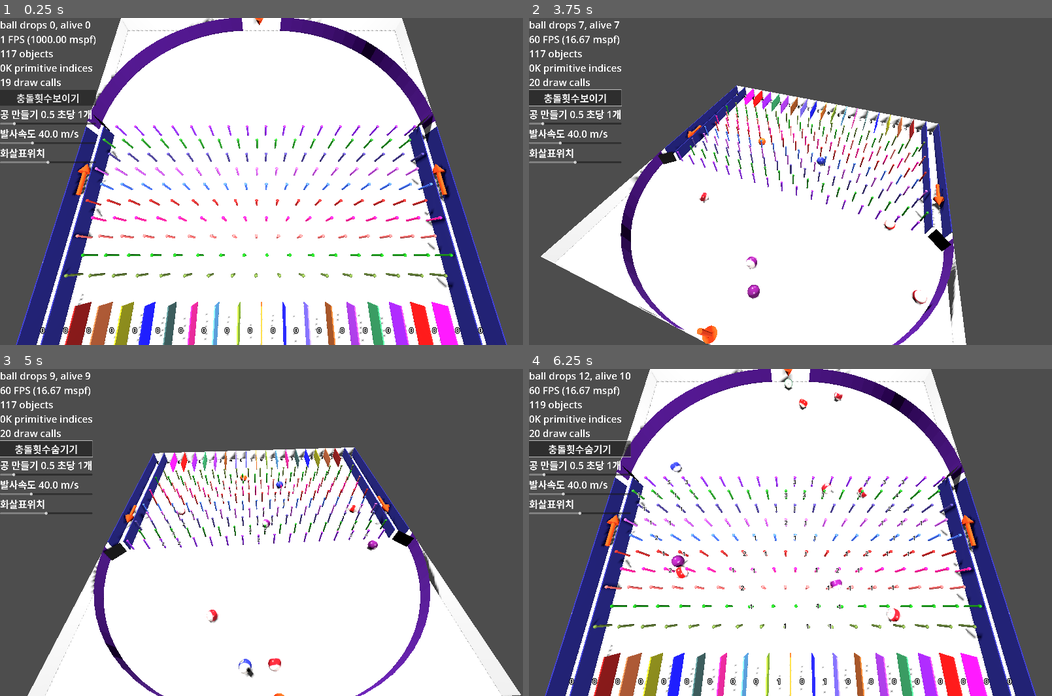
Above: before the commit, frames 1-4 (two rows, left to right).
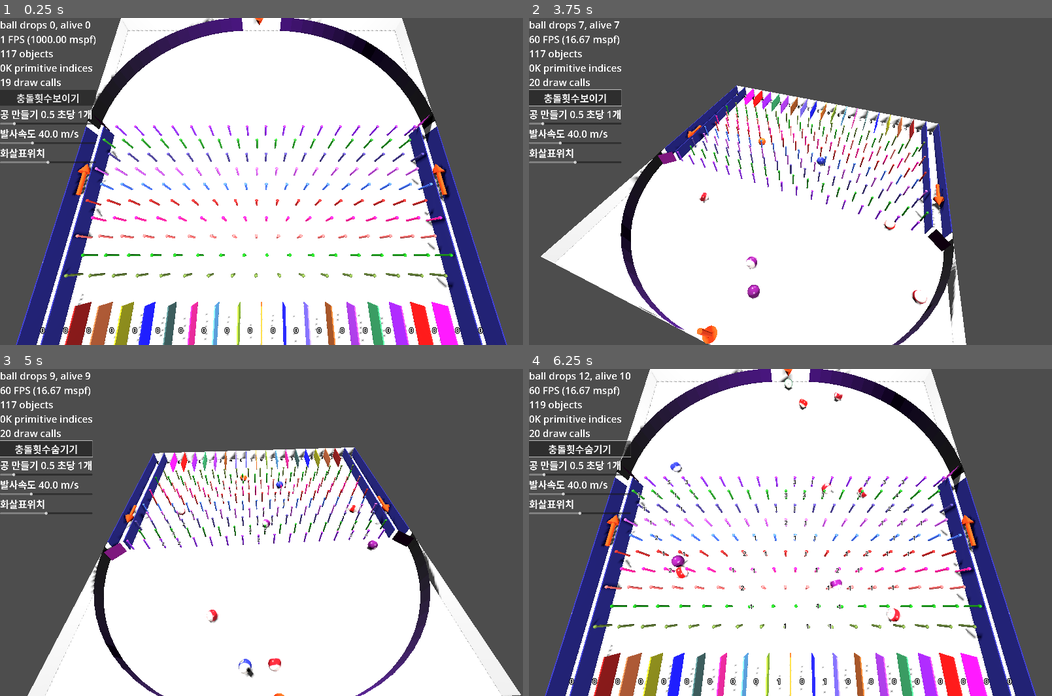
Above: after the commit, the same moments.

Repository: kasworld/gd4pinball
Game: Godot game, scene res://main.tscn
The game is run twice, just before and just after one commit, with the same random seed, the same clock (stepped at 60 frames per second) and the same inputs.
Inputs (mouse positions are in pixels of both pictures, inside the frame that each line leads up to):
- Up to frame 1 (0.25 s): no input
- Up to frame 2 (3.75 s): click "충돌횟수보이기" at 0.5 s; click "충돌횟수숨기기" at 1.25 s; tap Enter at 2, 2.1, 3.6 s; move the mouse to (905, 165) at 2.02 s; hold Right 2.03-2.78 s; click (905, 165) at 2.17 s; move the mouse to (685, 197) at 2.77 s; hold Left 2.78-3.53 s; tap 1 at 2.85 s; move the mouse to (842, 109) at 3.52 s; hold Right from 3.53 s (still down)
- Up to frame 3 (5 s): keep holding Right; move the mouse to (235, 597) at 4.27 s; tap 1 at 4.35 s; click (235, 597) at 4.42 s
- Up to frame 4 (6.25 s): move the mouse to (947, 581) at 5.02 s; release Right at 5.03 s; hold Left from 5.03 s (still down); tap Enter at 5.1 s; move the mouse to (633, 483) at 5.77 s; tap 1 at 5.85 s

The runs differ from the first frame. In frame 1, 2.6% of the frame differs, in the area x 16-84%, y 0-35%; in frame 2, 1.4%; in frame 3, 1.6%; in frame 4, 2.6%.

Commit message:
gradiant arch color

Diff:
--- a/main.gd
+++ b/main.gd
@@ -72,9 +72,11 @@
 		add_child(w)
 
 	var rad
-	co = get_randomcolor()
+	var co1 = get_randomcolor()
+	var co2 = get_randomcolor()
 	for deg in range(5,90,5):
 		rad = deg_to_rad(deg)
+		co = lerp(co1,co2, float(deg) / ( (90.0-5) ) )
 		w = preload("res://반사판.tscn").instantiate().set_color(co)
 		w.rotate_y(rad)
 		w.position = -Vector3(sin(rad), 0, cos(rad))*Config.BounceArchRadius + Vector3(Config.BounceArchRadius,Config.WorldSize.y/2,Config.BounceArchRadius)
